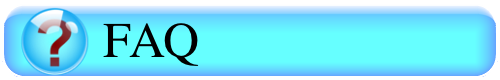
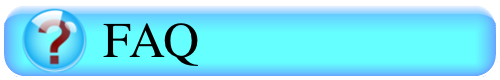
Comparing the layer stacks of the two (500, 80) images. Changes:
painted on "Icon" over <box>20,7,89,76</box>
